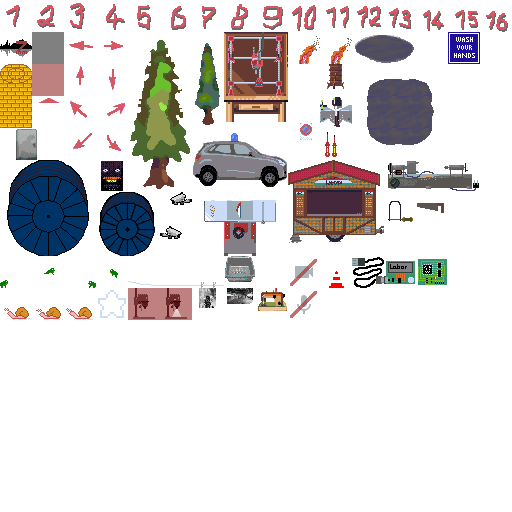
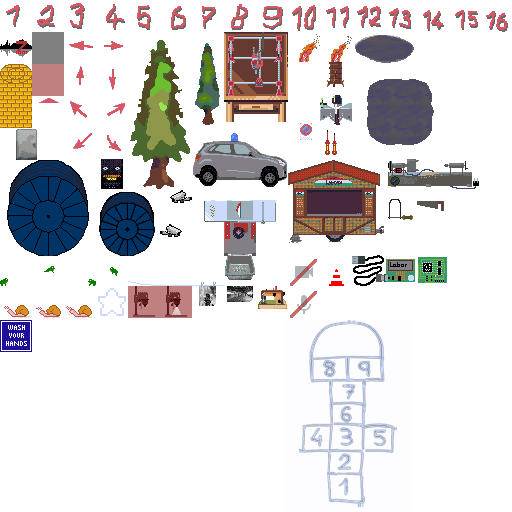
Two versions of the same layered image (w=512, h=512). Layer-by-layer changes:
pixels changed over [0, 32, 480, 507] (layer not identified)
